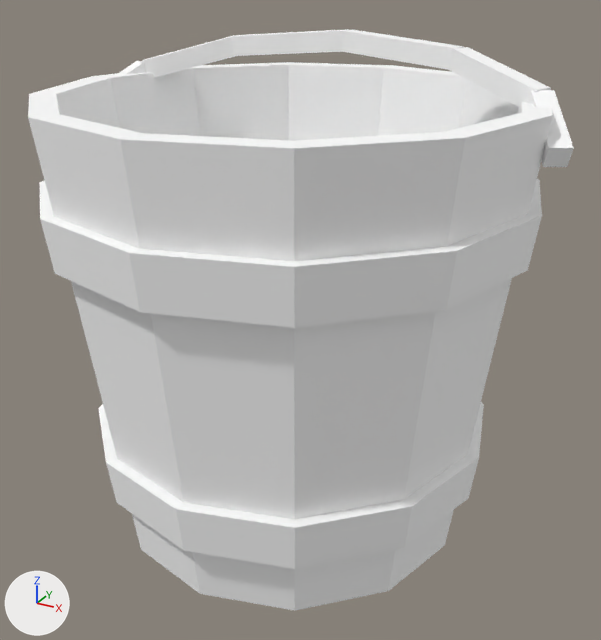
The glTF model games/yorimichi/assets/belmonte/meshes/SM_BM_BP_Bucket.glb as it was, and as the next commit left it.
Both versions are drawn from a 50 mm camera at (0.235, -0.416, 0.341) aimed at (0.008, -0.003, 0.135). The axes (+X, +Y, +Z) are drawn at lower left. The lights are the same throughout. The older version comes first. Vertices at exactly the same position are counted once.

Names of what the first picture shows: 'SM_BM_BP_Bucket'.
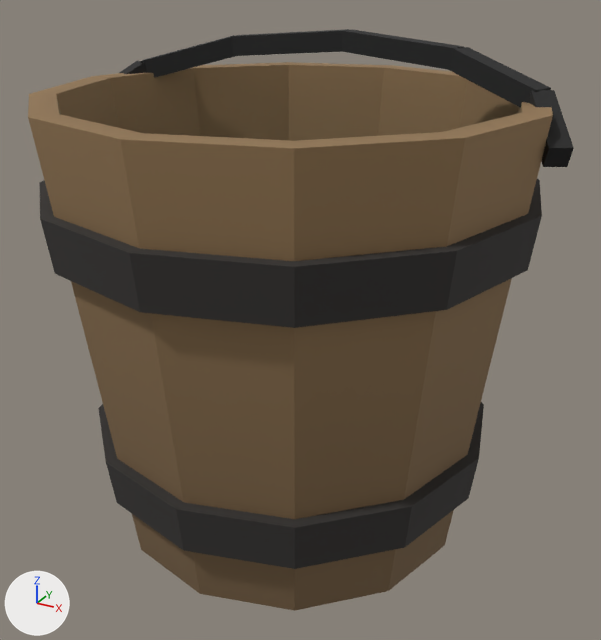
Where the change shows, as pixel boxes (x1, y1, x2, y2) in the pictures (601 x 640 px):
part 1 of me_sm_bp_bucket, recoloured (white to dark grey): (39, 29, 574, 569) in both
part 2 of me_sm_bp_bucket, recoloured (white to brown): (28, 62, 553, 611) in both

What the commit changed:
me_sm_bp_bucket has 205 vertices, 300 faces and spans x -0.157..0.157, y -0.146..0.146, z 0.0..0.298.
me_sm_bp_bucket is used by ob_sm_bm_bp_bucket; location (0.0, 0.0, 0.0).
me_sm_bp_bucket part 1: 240 faces centred in x -0.152..0.152, y -0.137..0.137, z 0.04..0.297 are repainted in the vertex colours; the middle colour goes from white #ffffff to dark grey #33302e.
me_sm_bp_bucket part 2: 60 faces centred in x -0.129..0.129, y -0.129..0.129, z 0.09..0.27 are repainted in the vertex colours; the middle colour goes from white #ffffff to brown #8d714f.
